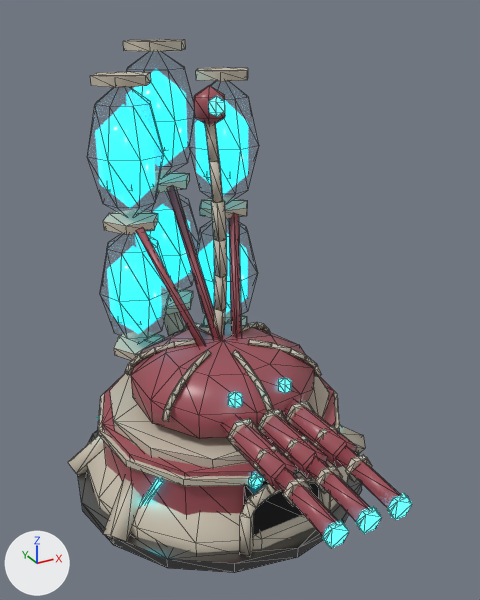
Before and after pictures for a commit that changed the glTF model assets/kit/skins/Machinegoon_T3_Spitter.glb.
Camera for both pictures: a 50 mm lens placed at (-3.06, -6.07, 5.28), pointed at (0.08, -0.36, 2.42). Every picture has the same lights, and +X, +Y and +Z are marked at lower left. The older version comes first. Mesh edges are drawn as thin lines. Where no turn or scale is listed for an object, it has been applied to the vertices. Vertices at exactly the same position are counted once.

In view in the first picture: 'Machinegoon_T3_Spitter_Base', 'Machinegoon_T3_Spitter_Turret'.
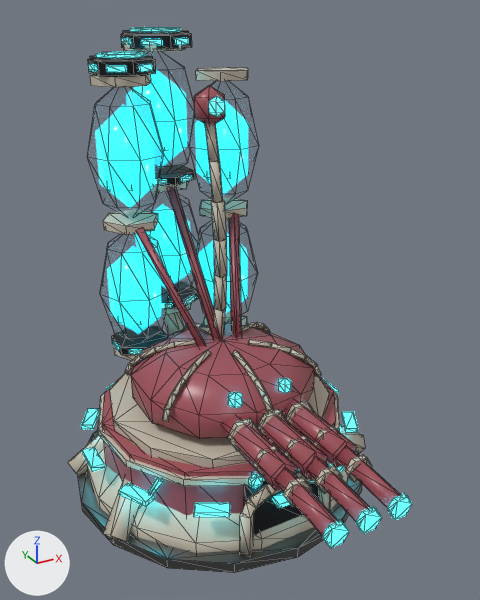
Changed parts and their boxes [x1, y1, x2, y2] in the pictures (480 x 600 px):
'Machinegoon_T3_Spitter_Turret', reshaped
    before: [88, 39, 412, 548]
    after: [88, 27, 412, 548]
part 1 of me_machinegoon_t3_spitter_base, added
    after: [82, 447, 105, 472]
part 2 of me_machinegoon_t3_spitter_base, added (mostly hidden)
    after: [273, 494, 290, 508]
part 3 of me_machinegoon_t3_spitter_base, added
    after: [81, 384, 358, 517]
part 4 of me_machinegoon_t3_spitter_turret, added
    after: [123, 30, 189, 35]
part 5 of me_machinegoon_t3_spitter_turret, added
    after: [90, 55, 153, 61]
part 6 of me_machinegoon_t3_spitter_turret, added
    after: [121, 34, 192, 49]
part 7 of me_machinegoon_t3_spitter_turret, added
    after: [167, 286, 199, 309]
part 8 of me_machinegoon_t3_spitter_turret, added
    after: [159, 166, 195, 186]
part 9 of me_machinegoon_t3_spitter_turret, added
    after: [88, 59, 156, 76]
part 10 of me_machinegoon_t3_spitter_turret, added
    after: [112, 330, 168, 355]
part 11 of me_machinegoon_t3_spitter_turret, added
    after: [122, 38, 131, 45]
part 12 of me_machinegoon_t3_spitter_turret, added
    after: [89, 64, 97, 71]
part 13 of me_machinegoon_t3_spitter_turret, added
    after: [96, 27, 188, 72]
part 14 of me_machinegoon_t3_spitter_turret, added (mostly hidden)
    after: [129, 296, 195, 354]
part 15 of me_machinegoon_t3_spitter_turret, added (mostly hidden)
    after: [159, 175, 191, 184]

The change, as a list of edits to the scene's bpy script:
```text
Change me_machinegoon_t3_spitter_base:
    remove me_machinegoon_t3_spitter_base.from_pydata(...)  # 388 vertices, 672 faces; spans x -1.75..1.75, y -1.75..1.75, z -0.5..1.01
    add me_machinegoon_t3_spitter_base.from_pydata(...)  # 484 vertices, 816 faces; spans x -1.75..1.75, y -1.75..1.75, z -0.5..1.01
    me_machinegoon_t3_spitter_base part 1: a new loose piece, a box spanning x -1.639..-1.499, y -0.175..0.175, z 0.688..0.743, in mat_os_light_a (cyan #2ee6ff, glowing cyan #2ee6ff)
    me_machinegoon_t3_spitter_base part 2: a new loose piece, a box spanning x -0.175..0.175, y -1.639..-1.499, z 0.688..0.743, in mat_os_light_a (cyan #2ee6ff, glowing cyan #2ee6ff)
    me_machinegoon_t3_spitter_base part 3
    32 vertices are added at x -1.51..1.51, y -1.51..1.51, z 0.69
    32 new vertices lie (0.0, 0.0, 0.05) away from vertices in x -1.51..1.51, y -1.51..1.51, z 0.69
    96 new faces join them, mat_os_light_a (cyan #2ee6ff, glowing cyan #2ee6ff)
    other edits to the shape of me_machinegoon_t3_spitter_base do not show in these pictures
Change me_machinegoon_t3_spitter_turret:
    remove me_machinegoon_t3_spitter_turret.from_pydata(...)  # 1013 vertices, 1692 faces; spans x -1.3..1.3, y -2.78..2.0, z 0.92..4.94
    add me_machinegoon_t3_spitter_turret.from_pydata(...)  # 1385 vertices, 2288 faces; spans x -1.3..1.3, y -2.78..2.0, z 0.92..5.07
    me_machinegoon_t3_spitter_turret part 4: a new loose piece, a 6-sided cylinder along z spanning x -0.305..0.342, y 1.126..1.874, z 5.01..5.04, in mat_os_plate (dark grey #525557)
    me_machinegoon_t3_spitter_turret part 5: a new loose piece, a 6-sided cylinder along z spanning x -0.869..-0.299, y 0.671..1.329, z 4.787..4.817, in mat_os_plate (dark grey #525557)
    me_machinegoon_t3_spitter_turret part 6: a new loose piece, a 6-sided cylinder along z spanning x -0.33..0.37, y 1.1..1.9, z 4.87..5.01, in mat_os_dark (dark grey #2c2e30)
    me_machinegoon_t3_spitter_turret part 7: a new loose piece, a 6-sided cylinder along z spanning x -0.33..0.366, y 1.098..1.902, z 1.75..1.85, in mat_os_dark (dark grey #2c2e30)
    me_machinegoon_t3_spitter_turret part 8: a new loose piece, a 6-sided cylinder along z spanning x -0.33..0.366, y 1.098..1.902, z 3.35..3.45, in mat_os_dark (dark grey #2c2e30)
    me_machinegoon_t3_spitter_turret part 9: a new loose piece, a 6-sided cylinder along z spanning x -0.89..-0.28, y 0.65..1.35, z 4.65..4.79, in mat_os_dark (dark grey #2c2e30)
    me_machinegoon_t3_spitter_turret part 10: a new loose piece, a 6-sided cylinder along z spanning x -0.89..-0.278, y 0.646..1.354, z 1.45..1.55, in mat_os_dark (dark grey #2c2e30)
    me_machinegoon_t3_spitter_turret part 11: a new loose piece, a box spanning x -0.35..-0.26, y 1.389..1.611, z 4.91..4.97, in mat_os_light_a (cyan #2ee6ff, glowing cyan #2ee6ff)
    me_machinegoon_t3_spitter_turret part 12: a new loose piece, a box spanning x -0.91..-0.82, y 0.903..1.097, z 4.687..4.747, in mat_os_light_a (cyan #2ee6ff, glowing cyan #2ee6ff)
    me_machinegoon_t3_spitter_turret part 13: 112 vertices added at x -0.85..0.32, y 0.67..1.87, z 4.69..5.07
    me_machinegoon_t3_spitter_turret part 14: 64 vertices added at x -0.82..0.28, y 0.68..1.86, z 1.48..1.82
    me_machinegoon_t3_spitter_turret part 15: 32 vertices added at x -0.24..0.28, y 1.14..1.86, z 3.38..3.42
    other edits to the shape of me_machinegoon_t3_spitter_turret do not show in these pictures
    add me_machinegoon_t3_spitter_turret.materials.append(mat_os_plate)  # dark grey #525557
    add me_machinegoon_t3_spitter_turret.materials.append(mat_os_dark)  # dark grey #2c2e30
```
